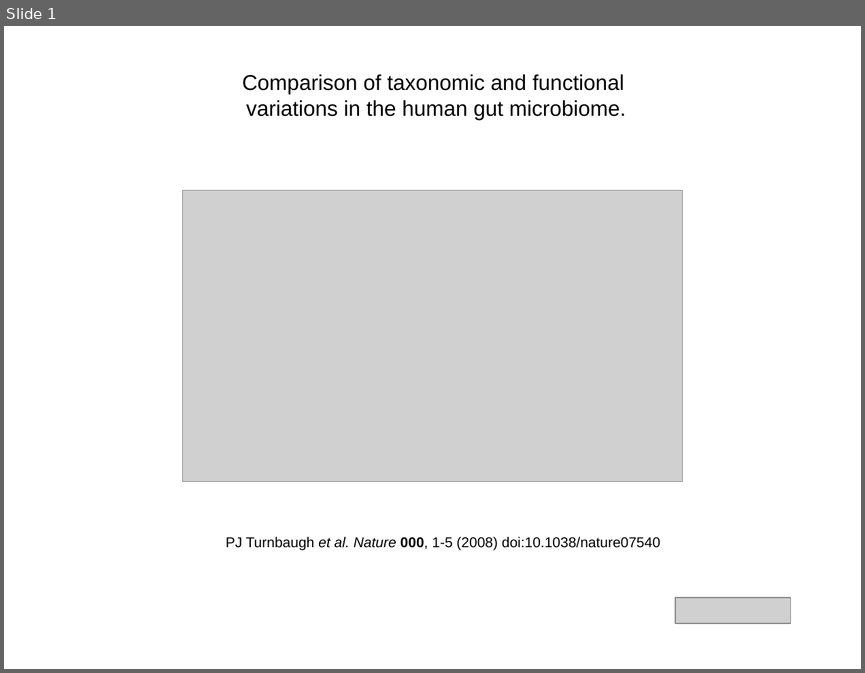
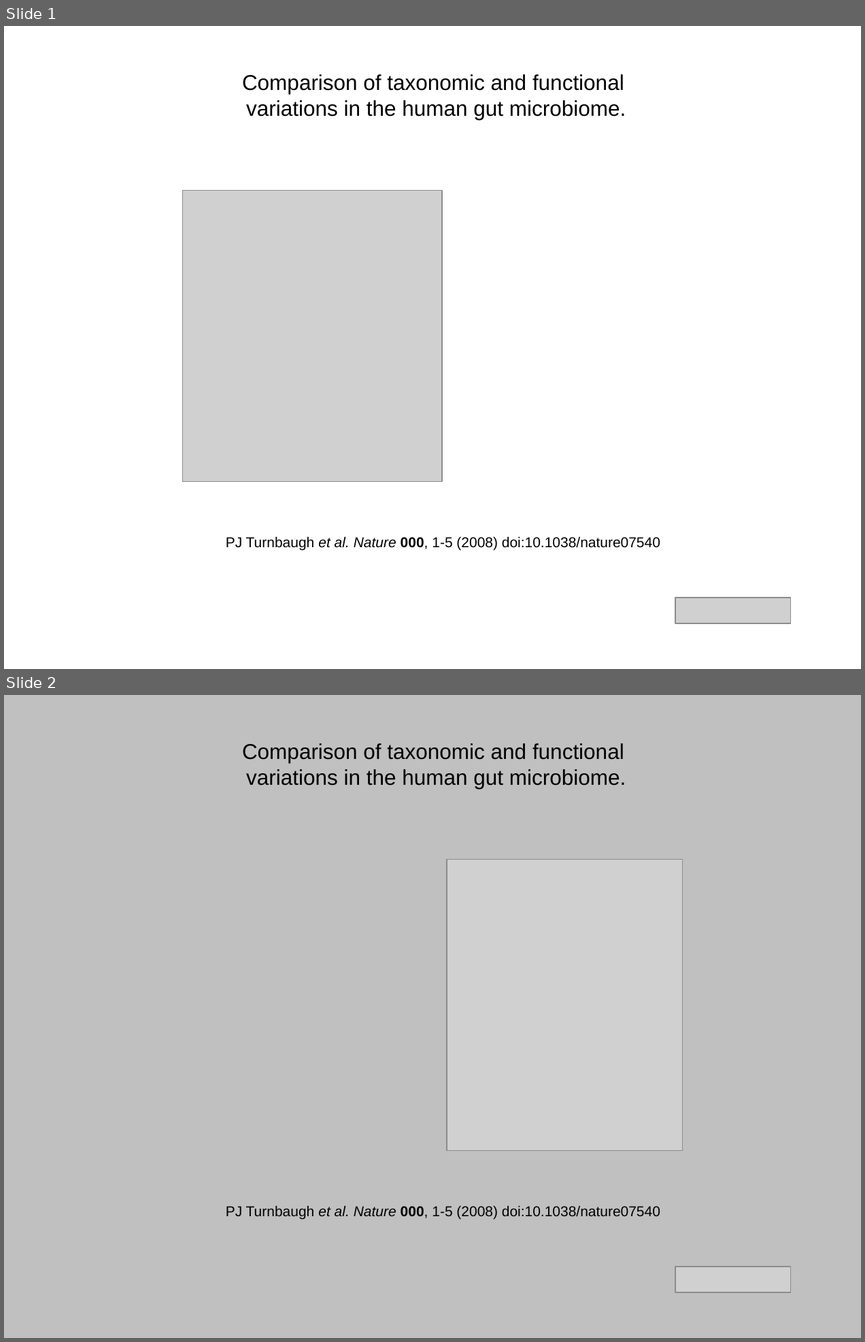
Before and after one commit to bebatut-edu/metagenomique_cm, a slide deck: images/metagenomique/turnbaugh_2009.ppt. Shown one above the other, each under a label of ours: slide 1 before the commit, slides 1 and 2 after it. The pictures are 865x673 and 865x1342 pixels, drawn with LibreOffice and Linux fonts; fonts in the diff are those of the drawing; grey boxes stand for pictures. Boxes give left, top, right and bottom in pixels: in the first picture for what was removed or moved away, otherwise in the second. Text is boxed around its words. In the diff, an @@ line names an element or a change of style, - is before the commit and + after.

Commit message:
Save some ppt images

```diff
--- a/images/metagenomique/turnbaugh_2009.ppt
+++ b/images/metagenomique/turnbaugh_2009.ppt
@@ slide 2 added at box(4, 695, 861, 1338), background #C0C0C0 @@
@@ text added at box(242, 743, 626, 789), 18 pt, text #000000 @@
+Comparison of taxonomic and functional
+variations in the human gut microbiome.
@@ picture added at box(447, 860, 683, 1151) @@
@@ text added at box(226, 1206, 660, 1219), 12 pt, text #000000 @@
+PJ Turnbaugh et al. Nature 000, 1-5 (2008) doi:10.1038/nature07540
@@ picture added at box(675, 1266, 791, 1292) @@
@@ slide 1 changed as well @@
@@ picture: place and size @@
-picture at box(182, 191, 682, 482)
+picture at box(182, 191, 442, 482)
```
Also in this commit, not shown: 1 other file.
